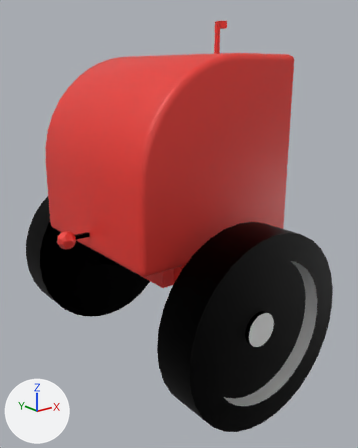
A saved change to the FBX model Assets/Models from Blender/MSD_PlayerRobot.fbx.
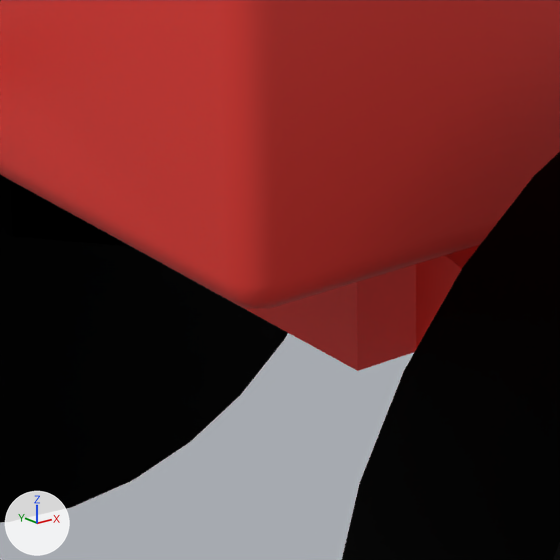
There are two pictures of each version: one whole from a 50 mm lens placed at (-3.36, -4.49, 3.53), pointed at (0.04, -0.23, 1.82), one close up on the part from 27% to 56% of the width and 49% to 72% of the height. Arrows for +X, +Y and +Z are at lower left; the lights stay in place.

The first close-up shows 'Player Head'.
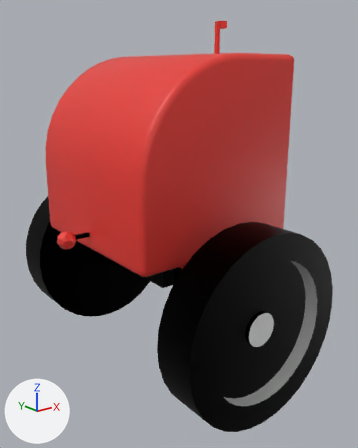
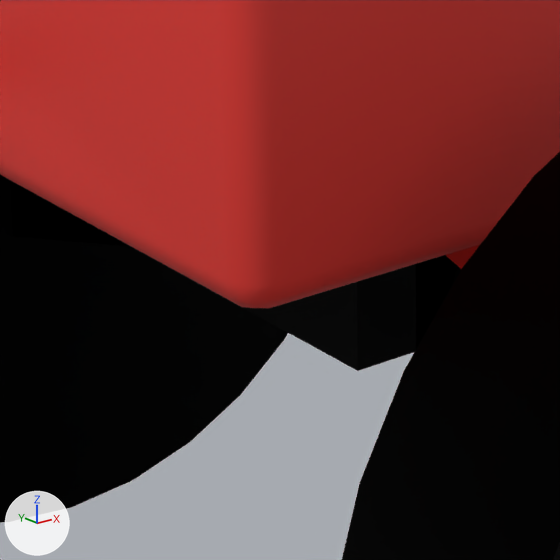
The newer file is also turned or shifted as a whole; pictures and numbers use the older file's frame.

Location of each change, [x1, y1, x2, y2] in pixels of the close-ups (560 x 560 px):
part 1 of me_cube_022, recoloured (red to black)
    both: [165, 255, 462, 371]

Diff of the bpy script that builds the scene:
```diff
--- a/Assets/Models from Blender/MSD_PlayerRobot.fbx.py
+++ b/Assets/Models from Blender/MSD_PlayerRobot.fbx.py
@@ me_cube_022 @@
 me_cube_022.from_pydata(...)  # 860 vertices, 688 faces; spans x -1.36..1.11, y -1.73..1.73, z -2.57..1.38
 # used by ob_player_head; location = (0.0, 0.0, 2.669)
+# me_cube_022 part 1: 7 of the faces centred in x -0.3..0.3, y -0.66..0.0, z -1.59..-1.25 switch from mat_red__body (red #e73932) to mat_black (black #000000)
 me_cube_022.materials.append(mat_yellow__eyes)
```
